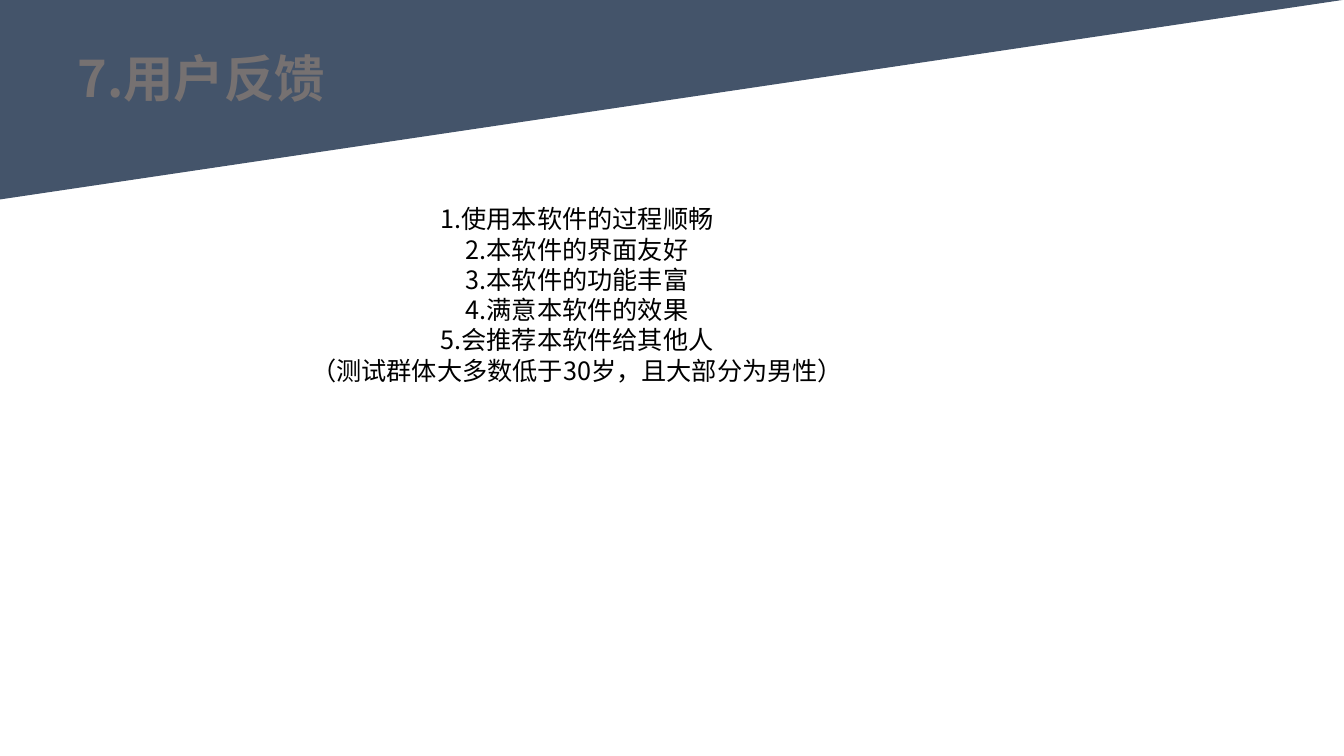
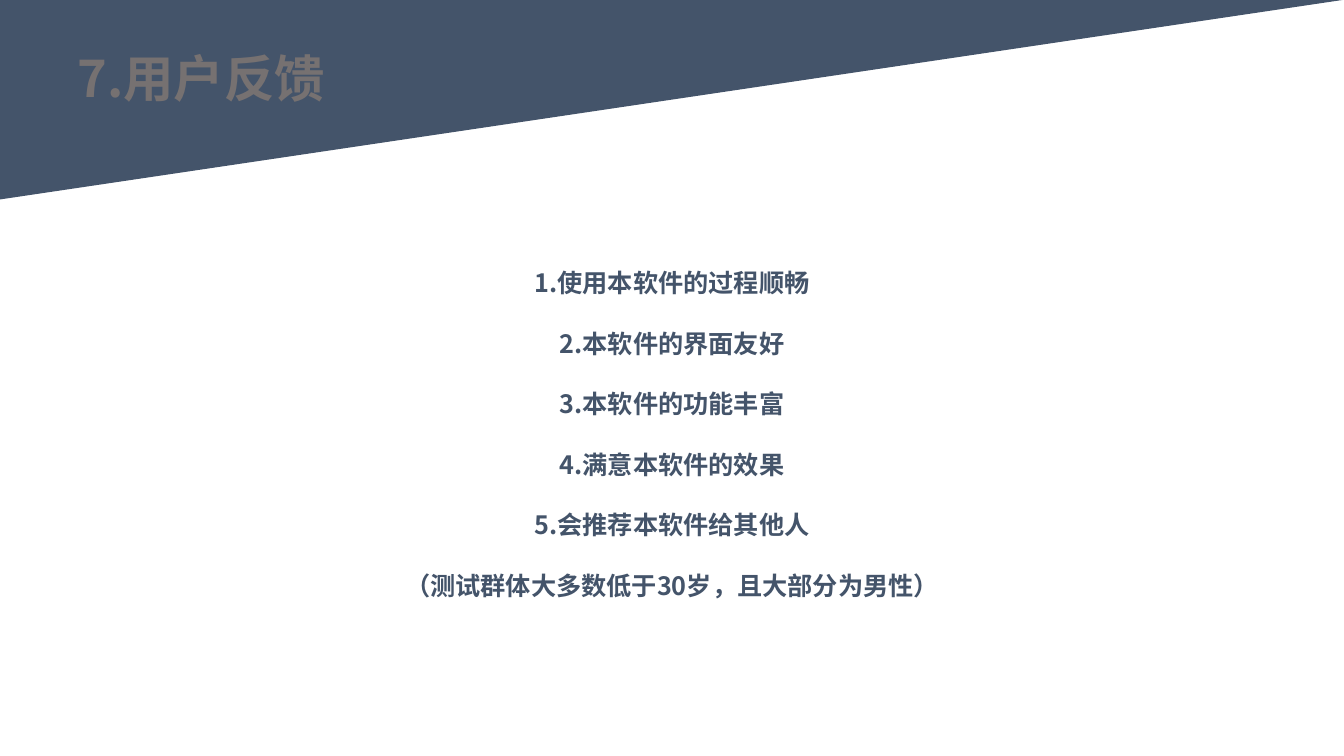
Before and after one commit to youhuyellowman/SE-2022-G06, a slide deck: slide 14 of 代码测试/代码实现PPTv0.0.1.pptx (slide 12 before the commit). Drawn at 1344x756 pixels with LibreOffice and Linux fonts; fonts in the diff are those of the drawing. Boxes give left, top, right and bottom in pixels: in the first picture for what was removed or moved away, otherwise in the second. Text is boxed around its words. In the diff, an @@ line names an element or a change of style, - is before the commit and + after.

```diff
--- a/代码测试/代码实现PPTv0.0.1.pptx
+++ b/代码测试/代码实现PPTv0.0.1.pptx
@@ text "1.使用本软件的过程顺畅": place and size @@
-text "1.使用本软件的过程顺畅" at box(311, 206, 843, 383)
+text "1.使用本软件的过程顺畅" at box(405, 270, 939, 598)
@@ text "1.使用本软件的过程顺畅" at box(405, 270, 939, 598): text colour #000000 to #44546A, bold on @@
```
Also in this commit, not shown: 2 other slides changed, 2 slides added.
